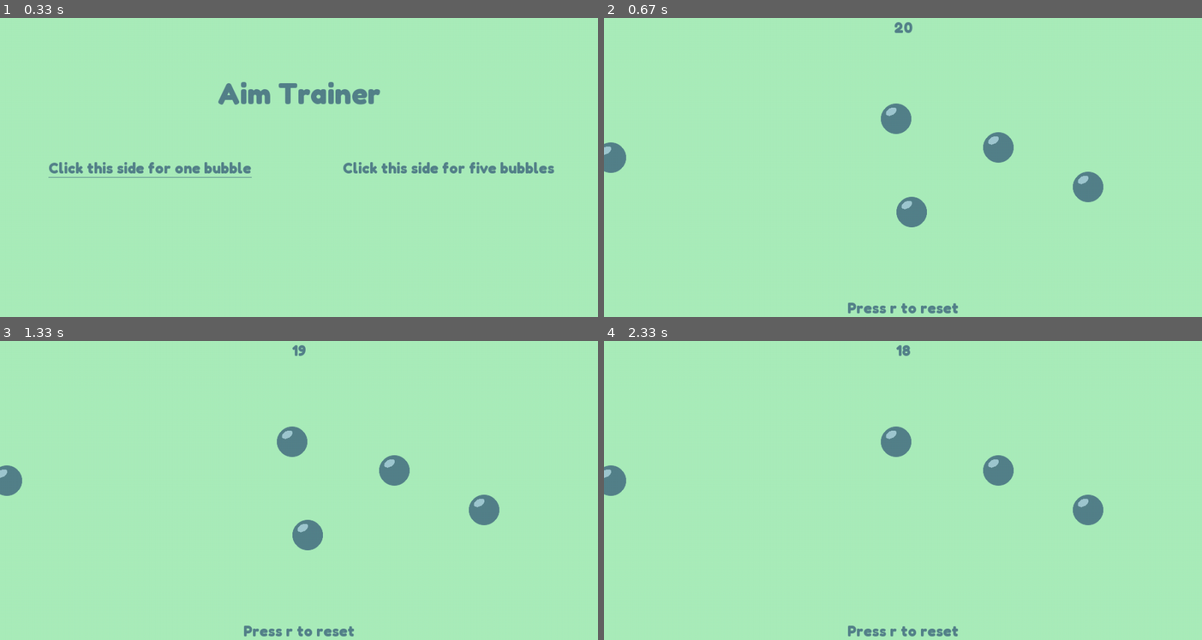
Above: before the commit, frames 1-4 (two rows, left to right).
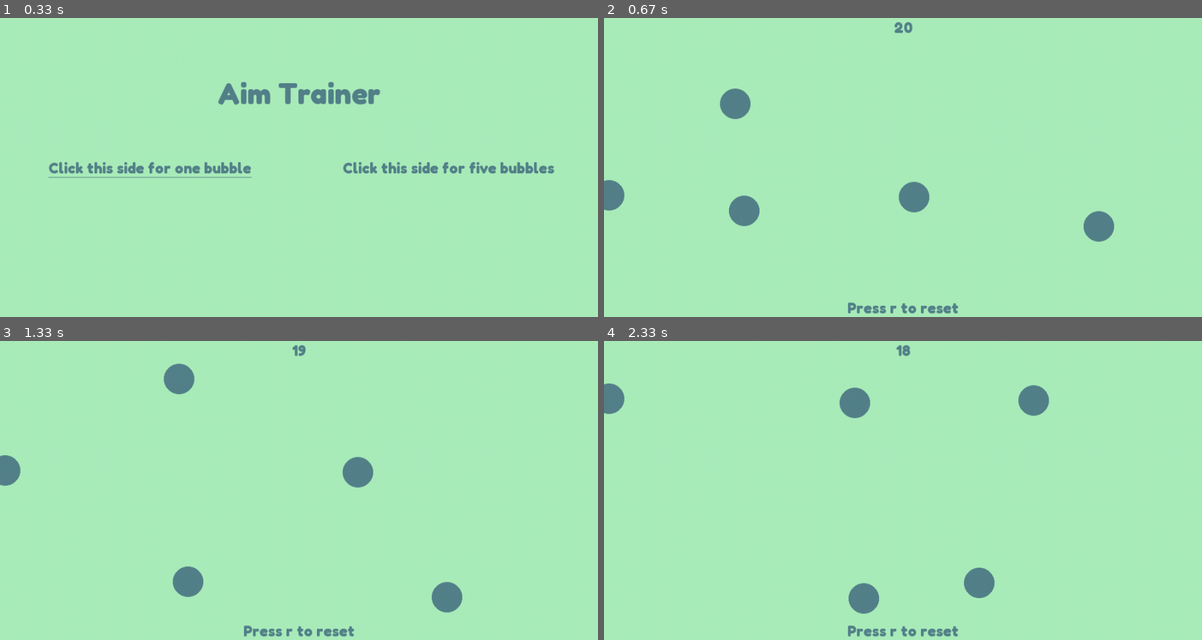
Above: after the commit, the same moments.

Repository: chinhegde/PyGame-Aim-Trainer-CS218-HW3
Game: pygame game, started from pygame_aimtrainer.py
The game is run twice, just before and just after one commit, with the same random seed, the same clock (stepped at 60 frames per second) and the same inputs.
Inputs (mouse positions are in pixels of both pictures, inside the frame that each line leads up to):
- Up to frame 1 (0.33 s): no input
- Up to frame 2 (0.67 s): click (1094, 158) at 0.38 s
- Up to frame 3 (1.33 s): click (113, 559) at 0.72 s
- Up to frame 4 (2.33 s): click (908, 520) at 1.88 s

Frame 1 is identical in both runs. In frame 2, 3.7% of the frame differs, in the area x 0-86%, y 23-75%; in frame 3, 3.6%; in frame 4, 3.6%.

Commit message:
- added moving targets

Diff:
--- a/pygame_aimtrainer.py
+++ b/pygame_aimtrainer.py
@@ -22,7 +22,8 @@
         self.start_time = time.time()
         self.wavetimes = []
         self.circle_count = circle_count
-        self.wave = Wave(circle_count)
+        self.speed = 2  # Initial speed of circles
+        self.wave = Wave(circle_count, self.speed)
 
     def shoot(self):
         # Handles shooting
@@ -53,34 +54,38 @@
     def update(self):
         # Reinitializes wave if wave is empty
         if len(self.wave.circles) == 0:
+            self.speed += 1  # Increase speed for each new wave
             wavetime = time.time() - self.wave.start_time
             self.wavetimes.append(wavetime)
-            self.wave.__init__(self.circle_count)
+            self.wave = Wave(self.circle_count, self.speed)
 
 class Wave:
-    def __init__(self, circle_count):
+    def __init__(self, circle_count, speed):
         self.start_time = time.time()
         self.circle_count = circle_count
-        self.circles = [Circle() for x in range(circle_count)]
+        self.circles = [Circle(speed) for x in range(circle_count)]
 
 class Circle:
-    def __init__(self):
+    def __init__(self, speed):
         self.x = random.randint(0, screen.get_width())
         self.y = random.randint(round(screen.get_height()*(1/3)), round(screen.get_height()*(2/3)))
         self.r = screen.get_height()/20
+        self.vx = speed * random.choice([-1, 1])  # Horizontal velocity
+        self.vy = speed * random.choice([-1, 1])  # Vertical velocity
+
+    def update(self):
+        # Update position based on velocity
+        self.x += self.vx
+        self.y += self.vy
+        # Bounce off the edges of the screen
+        if self.x - self.r < 0 or self.x + self.r > screen.get_width():
+            self.vx *= -1
+        if self.y - self.r < 0 or self.y + self.r > screen.get_height():
+            self.vy *= -1
 
     def draw(self):
-        # Circle
         pygame.gfxdraw.aacircle(screen, self.x, self.y, round(self.r), text_color)
         pygame.gfxdraw.filled_circle(screen, self.x, self.y, round(self.r), text_color)
-
-        # Small ellipse (very messy)
-        ellipse_surface = pygame.Surface((round(10*self.r), round(10*self.r)), pygame.SRCALPHA)
-        pygame.gfxdraw.filled_ellipse(ellipse_surface, round(5*self.r), round(2*self.r), round(3*self.r), round(1.8*self.r), text_color_lighter)
-        pygame.gfxdraw.aaellipse(ellipse_surface, round(5*self.r), round(2*self.r), round(3*self.r), round(1.8*self.r), text_color_lighter)
-        ellipse_surface = pygame.transform.rotate(ellipse_surface, 30)
-        ellipse_surface = pygame.transform.scale_by(ellipse_surface, 0.13)
-        screen.blit(ellipse_surface, (round(self.x - self.r), round(self.y - self.r)))
 
 # Variables
 pygame.display.set_caption("Aim Trainer")
@@ -161,6 +166,10 @@
                 initialized = False
                 break
 
+        # Update each circle's position
+        for circle in game.wave.circles:
+            circle.update()
+
         # Fills screen with background color
         screen.fill(bg_color)
 
